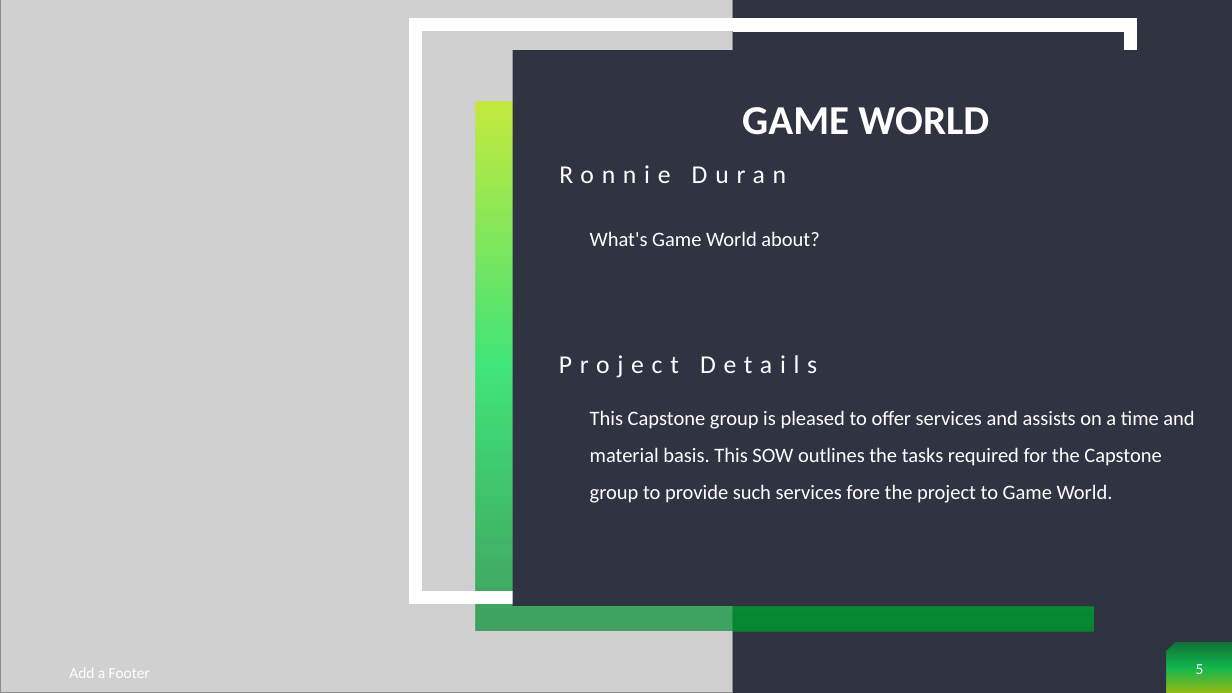
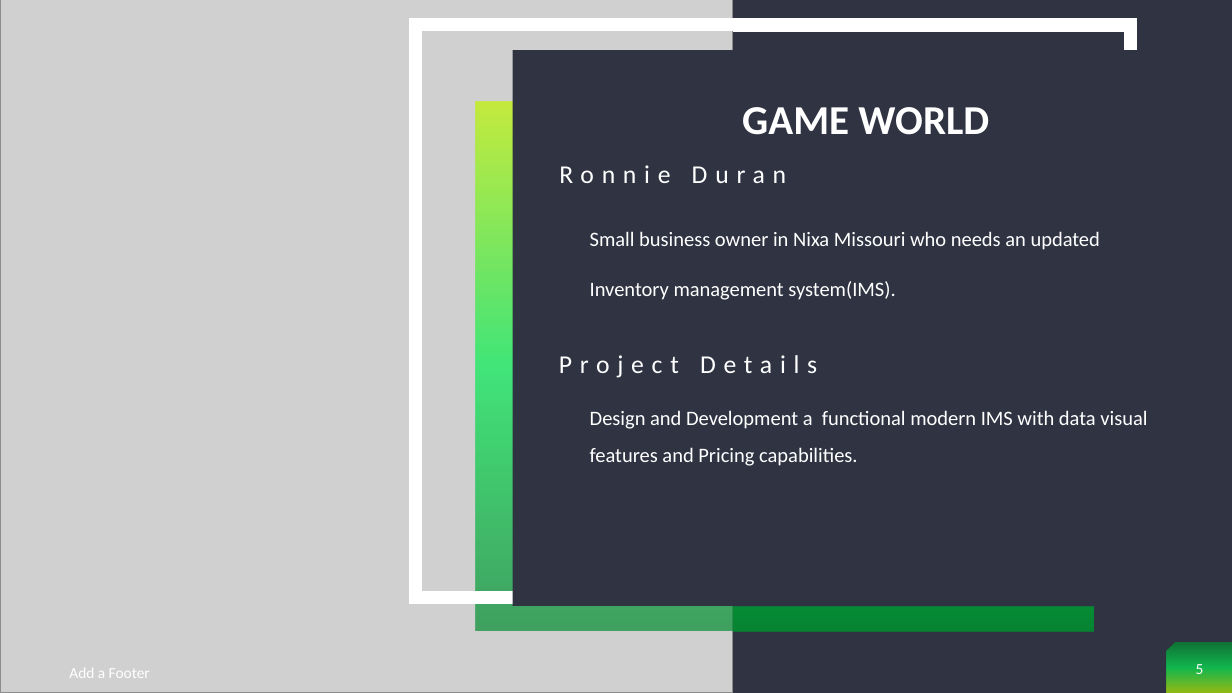
Before and after one commit to NickSchneider54/GameWorld, a slide deck: slide 5 of Game World.pptx. Drawn at 1232x693 pixels with LibreOffice and Linux fonts; fonts in the diff are those of the drawing; grey boxes stand for pictures. Boxes give left, top, right and bottom in pixels: in the first picture for what was removed or moved away, otherwise in the second. Text is boxed around its words. In the diff, an @@ line names an element or a change of style, - is before the commit and + after.

```diff
--- a/Game World.pptx
+++ b/Game World.pptx
@@ text at (590, 231, 1100, 300): text changed @@
-What's Game World about?
+Small business owner in Nixa Missouri who needs an updated
+Inventory management system(IMS).
@@ text at (590, 410, 1147, 466): text changed @@
-This Capstone group is pleased to offer services and assists on a time and material basis. This SOW outlines the tasks required for the Capstone group to provide such services fore the project to Game World.
+Design and Development a functional modern IMS with data visual features and Pricing capabilities.
```
Also in this commit, not shown: 6 other slides changed.
